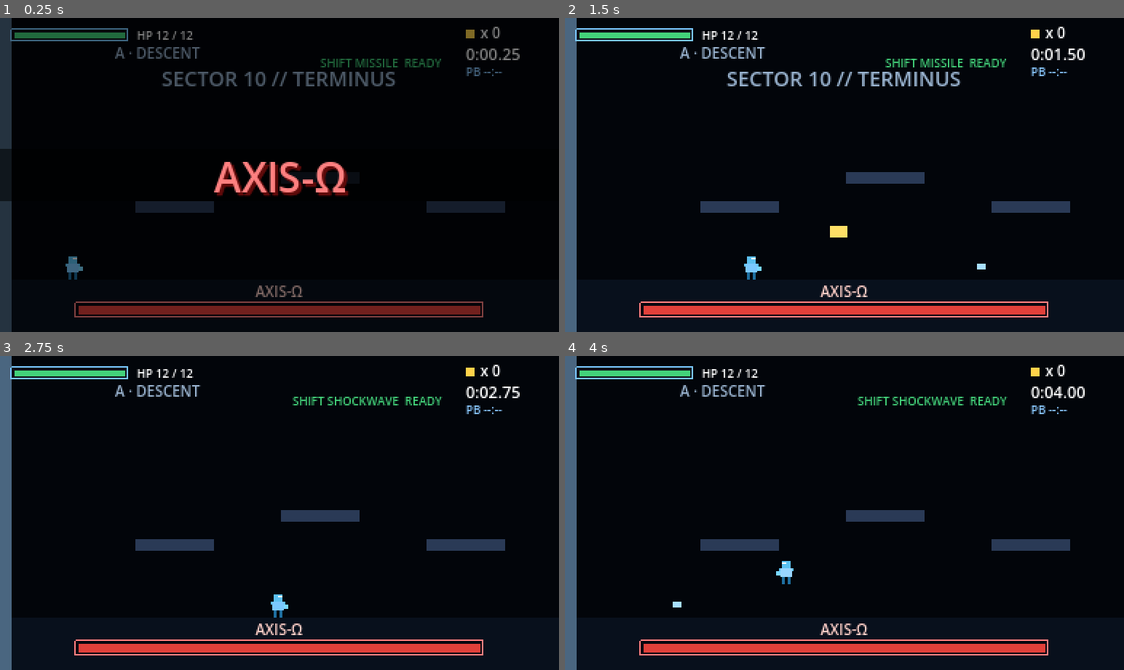
Above: before the commit, frames 1-4 (two rows, left to right).
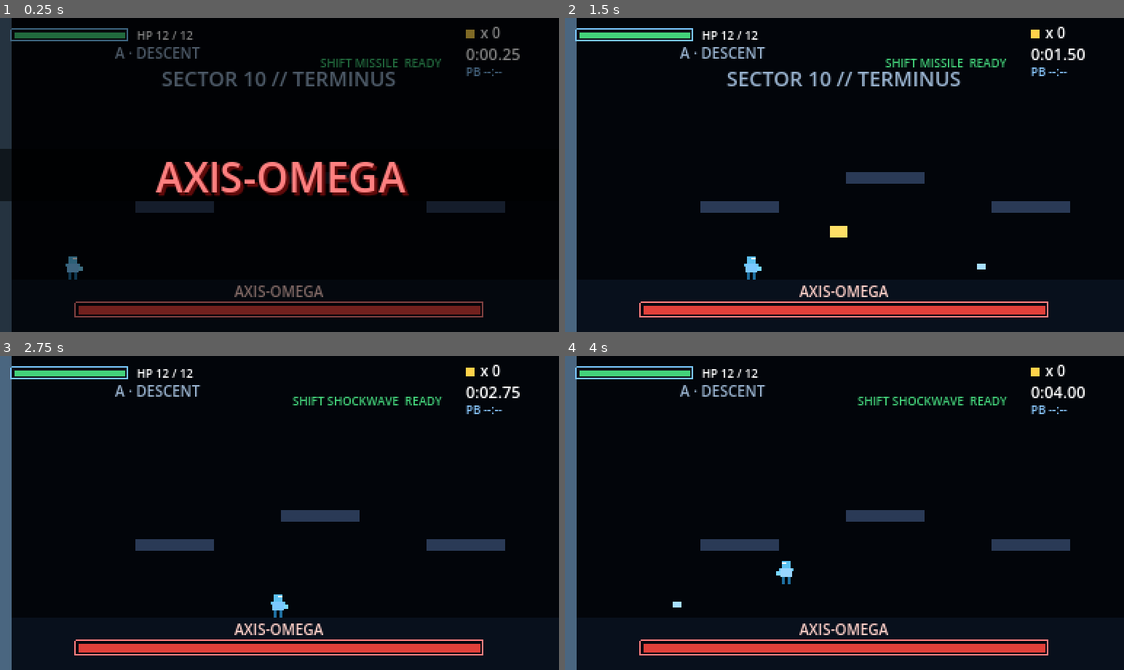
Above: after the commit, the same moments.

Repository: Arlong6/voltline
Game: Godot game, scene res://scenes/levels/stage_10.tscn
Two runs of this game, one before a commit and one after it. Both use one fixed random seed, a clock stepped at 60 frames per second and the inputs below. This scene is started directly instead of the project's main scene.
Inputs (mouse positions are in pixels of both pictures, inside the frame that each line leads up to):
- Up to frame 1 (0.25 s): no input
- Up to frame 2 (1.5 s): tap Enter at 0.5 s; move the mouse to (967, 159) at 0.52 s; hold Right (ui_right) 0.53-1.25 s; hold C (shoot) 0.53-1.25 s; click (967, 159) at 0.67 s; tap X (jump) at 0.77, 0.8, 1.07 s; drag from (732, 190) to (883, 165) at 1.27 s
- Up to frame 3 (2.75 s): move the mouse to (335, 443) at 2.02 s; hold Right (ui_right) from 2.03 s (still down); hold X (jump) from 2.03 s (still down); tap Q (cycle_subweapon) at 2.1 s
- Up to frame 4 (4 s): release Right (ui_right) at 2.75 s; release X (jump) at 2.75 s; drag from (816, 575) to (883, 503) at 2.77 s; move the mouse to (1012, 560) at 3.52 s; hold Left (ui_left) from 3.53 s (still down); hold C (shoot) from 3.53 s (still down); tap X (jump) at 3.77, 3.8 s

The runs differ from the first frame. In frame 1, 3.6% of the frame differs, in the area x 27-74%, y 45-89%; in frame 2, 0.4%; in frame 3, 0.4%; in frame 4, 0.4%.

Commit message:
v0.80.2: Web fixes — replace Ω/∞/⊥/✓ ASCII fallbacks + unlock every stage from fresh save (289 tests)

Diff:
--- a/src/autoloads/game.gd
+++ b/src/autoloads/game.gd
@@ -760,34 +760,12 @@
 ## stage-select panel + KEY hot-keys to gate access. Stage 1 is always
 ## free; subsequent stages each require the previous stage's clear or
 ## an equivalent flag.
-func is_stage_unlocked(stage_key: String) -> bool:
-	match stage_key:
-		"stage_1":
-			return true
-		"stage_2":
-			return best_scores.has("stage_1")
-		"stage_3":
-			return best_scores.has("stage_2")
-		"stage_4":
-			return best_scores.has("stage_3")
-		"stage_5":
-			return game_cleared
-		"boss_rush":
-			return true_cleared
-		"stage_6":
-			return boss_rush_cleared
-		"stage_7":
-			return architect_cleared
-		"stage_8":
-			return labyrinth_cleared
-		"stage_9":
-			return circuit_cleared
-		"stage_10":
-			return faultline_cleared
-		"daily":
-			# Always available — daily run is the "endless" challenge mode.
-			return true
-	return false
+func is_stage_unlocked(_stage_key: String) -> bool:
+	# v0.80.2 — Web demo: every stage unlocked from the title's Stage
+	# Select. Beating the campaign in order still records clears for
+	# NG+/best-time tracking, but a first-time visitor can jump straight
+	# into any sector to sample the boss they want.
+	return true
 
 
 ## Applies hard-mode multipliers to a freshly-spawned enemy. No-op when
--- a/src/scripts/axis_omega.gd
+++ b/src/scripts/axis_omega.gd
@@ -9,7 +9,7 @@
 @export var teleport_anchors: Array[Vector2] = []
 
 const MAX_HP: int = 130
-const BOSS_LABEL: String = "AXIS-Ω"
+const BOSS_LABEL: String = "AXIS-OMEGA"
 const BODY_RADIUS: float = 26.0
 const OUTER_RING_RADIUS: float = 36.0
 const OUTER_RING_DOTS: int = 4
--- a/src/scripts/base.gd
+++ b/src/scripts/base.gd
@@ -41,7 +41,7 @@
 	"我是 ECHO，這個基地的檔案管理員。",
 	"那些失控的 boss 原本都是這個系統的子模組。",
 	"R-08 是巡邏程式、OMEGA-X 管權限、GRID-0 是 AI 核心...",
-	"最深處的 AXIS-Ω 才是真正出問題的東西。",
+	"最深處的 AXIS-OMEGA 才是真正出問題的東西。",
 	"小心點，process。",
 ]
 
@@ -104,7 +104,7 @@
 		"預讀它的路徑、別追，等它停下來再開火。",
 	],
 	10: [
-		"SECTOR 10 — AXIS-Ω 在最深處。",
+		"SECTOR 10 — AXIS-OMEGA 在最深處。",
 		"打完這一仗，系統就還給我們了。",
 	],
 }
--- a/src/scripts/credits.gd
+++ b/src/scripts/credits.gd
@@ -63,7 +63,7 @@
 	["dim",     "R-08 · OMEGA-X"],
 	["dim",     "TYRANT-Z · TYRANT-Z²"],
 	["dim",     "GRID-0 · VEIN-K"],
-	["dim",     "AXIS-Ω"],
+	["dim",     "AXIS-OMEGA"],
 	["spacer",  ""],
 	["body",    "THE PROCESS THAT REMAINED"],
 	["spacer",  ""],
--- a/src/scripts/levels/stage_10.gd
+++ b/src/scripts/levels/stage_10.gd
@@ -96,7 +96,7 @@
 
 const STAGE_NAME: String = "SECTOR 10 // TERMINUS"
 const STAGE_CLEAR_TEXT: String = "TERMINUS — TRUE END"
-const BOSS_NAME_TEXT: String = "AXIS-Ω"
+const BOSS_NAME_TEXT: String = "AXIS-OMEGA"
 const ROOM_A_LABEL: String = "A · DESCENT"
 const ROOM_B_LABEL: String = "B · GAUNTLET"
 const ROOM_C_LABEL: String = "C · THRESHOLD"
--- a/src/scripts/levels/stage_5.gd
+++ b/src/scripts/levels/stage_5.gd
@@ -116,7 +116,7 @@
 	Vector2(1140.0, 176.0),
 ]
 
-const STAGE_NAME: String = "SECTOR ∞ // VOLTLINE INFINITY"
+const STAGE_NAME: String = "SECTOR INF // VOLTLINE INFINITY"
 const STAGE_INTRO_DURATION: float = 2.4
 const GOAL_DELAY: float = 3.0
 
--- a/src/scripts/levels/stage_6.gd
+++ b/src/scripts/levels/stage_6.gd
@@ -98,7 +98,7 @@
 	Vector2(770.0, 176.0),
 ]
 
-const STAGE_NAME: String = "SECTOR ⊥ // THE ARCHITECT"
+const STAGE_NAME: String = "SECTOR T // THE ARCHITECT"
 const STAGE_INTRO_DURATION: float = 2.4
 const GOAL_DELAY: float = 3.0
 
--- a/src/scripts/menus/title.gd
+++ b/src/scripts/menus/title.gd
@@ -31,7 +31,7 @@
 const LABYRINTH_TEXT: String = "LABYRINTH MAPPED  -  8: CIRCUIT"
 const CIRCUIT_TEXT:   String = "CIRCUIT BROKEN  -  9: FAULTLINE"
 const FAULTLINE_TEXT: String = "FAULTLINE SEALED  -  PRESS X"
-const TERMINUS_TEXT: String = "✓ TRUE END  -  PRESS X"
+const TERMINUS_TEXT: String = "* TRUE END  -  PRESS X"
 
 const STORY_LINES: Array[String] = [
 	"21XX. THE OUTER GRID HAS FALLEN.",
@@ -84,8 +84,8 @@
 	["daily",     "D // DAILY RUN"],
 ]
 
-const STAGE_CLEAR_MARK: String = "✓"
-const STAGE_TRUE_END_MARK: String = "✓ TRUE END"
+const STAGE_CLEAR_MARK: String = "*"
+const STAGE_TRUE_END_MARK: String = "* TRUE END"
 const STAGE_ROW_START_Y: float = 48.0
 const STAGE_ROW_GAP: float = 9.0
 
--- a/src/tests/unit/game/test_stage_select.gd
+++ b/src/tests/unit/game/test_stage_select.gd
@@ -24,51 +24,20 @@
 
 
 # ---------------------------------------------------------------------------
-# is_stage_unlocked
+# is_stage_unlocked — v0.80.2 opens every stage from the title's stage
+# select so the Web demo lets visitors sample any sector immediately.
+# The progression-based tests are replaced with a single openness check.
 # ---------------------------------------------------------------------------
 
-func test_stage_1_always_unlocked() -> void:
-	assert_true(Game.is_stage_unlocked("stage_1"),
-		"stage_1 must be accessible from the very first run")
-
-
-func test_stage_2_locked_until_stage_1_cleared() -> void:
-	assert_false(Game.is_stage_unlocked("stage_2"),
-		"stage_2 should be locked before stage_1 has a best score")
-	Game.best_scores["stage_1"] = 1000
-	assert_true(Game.is_stage_unlocked("stage_2"),
-		"stage_2 should unlock once stage_1 has any best score")
-
-
-func test_stage_5_requires_game_cleared_flag() -> void:
-	assert_false(Game.is_stage_unlocked("stage_5"))
-	Game.game_cleared = true
-	assert_true(Game.is_stage_unlocked("stage_5"),
-		"stage_5 should unlock when game_cleared is set")
-
-
-func test_boss_rush_requires_true_cleared() -> void:
-	Game.game_cleared = true
-	assert_false(Game.is_stage_unlocked("boss_rush"),
-		"boss_rush requires true_cleared, not just game_cleared")
-	Game.true_cleared = true
-	assert_true(Game.is_stage_unlocked("boss_rush"))
-
-
-func test_stage_6_requires_boss_rush_cleared() -> void:
-	Game.true_cleared = true
-	assert_false(Game.is_stage_unlocked("stage_6"),
-		"stage_6 requires boss_rush_cleared, not just true_cleared")
-	Game.boss_rush_cleared = true
-	assert_true(Game.is_stage_unlocked("stage_6"))
-
-
-func test_stage_7_requires_architect_cleared() -> void:
-	Game.boss_rush_cleared = true
-	assert_false(Game.is_stage_unlocked("stage_7"),
-		"stage_7 requires architect_cleared, not just boss_rush_cleared")
-	Game.architect_cleared = true
-	assert_true(Game.is_stage_unlocked("stage_7"))
+func test_every_stage_key_is_unlocked_from_a_fresh_save() -> void:
+	for key in [
+		"stage_1", "stage_2", "stage_3", "stage_4", "stage_5",
+		"boss_rush",
+		"stage_6", "stage_7", "stage_8", "stage_9", "stage_10",
+		"daily",
+	]:
+		assert_true(Game.is_stage_unlocked(key),
+			"%s should be unlocked on the Web demo's fresh save" % key)
 
 
 func test_register_stage_7_clear_sets_labyrinth_flag() -> void:
@@ -80,14 +49,6 @@
 		"register_clear('stage_7') must flip labyrinth_cleared")
 
 
-func test_stage_8_requires_labyrinth_cleared() -> void:
-	Game.architect_cleared = true
-	assert_false(Game.is_stage_unlocked("stage_8"),
-		"stage_8 requires labyrinth_cleared, not just architect_cleared")
-	Game.labyrinth_cleared = true
-	assert_true(Game.is_stage_unlocked("stage_8"))
-
-
 func test_register_stage_8_clear_sets_circuit_flag() -> void:
 	assert_false(Game.circuit_cleared,
 		"circuit_cleared should start false in test fixtures")
@@ -95,16 +56,6 @@
 	Game.register_clear("stage_8")
 	assert_true(Game.circuit_cleared,
 		"register_clear('stage_8') must flip circuit_cleared")
-
-
-func test_daily_is_always_unlocked() -> void:
-	assert_true(Game.is_stage_unlocked("daily"),
-		"daily run must be available from the very first session")
-
-
-func test_unknown_key_returns_false() -> void:
-	assert_false(Game.is_stage_unlocked("not_a_stage"),
-		"unknown stage keys should return false, not crash")
 
 
 # ---------------------------------------------------------------------------
--- a/src/tests/unit/menus/test_base.gd
+++ b/src/tests/unit/menus/test_base.gd
@@ -47,10 +47,15 @@
 		"standing near AKI should make AKI the active NPC interaction")
 
 
-func test_terminal_locked_blocks_goto() -> void:
-	base.interact_with_terminal(9)
+func test_unknown_terminal_index_is_ignored() -> void:
+	# v0.80.2 — every legitimate sector is unlocked, but bogus indices
+	# (e.g. 0, 11) still must not crash or route anywhere.
+	base.interact_with_terminal(0)
 	assert_eq(Game._last_goto_target, "",
-		"locked terminal should not route to a stage")
+		"terminal index 0 is out of range and must not route")
+	base.interact_with_terminal(11)
+	assert_eq(Game._last_goto_target, "",
+		"terminal index 11 is out of range and must not route")
 
 
 func test_terminal_unlocked_routes_to_stage() -> void:
